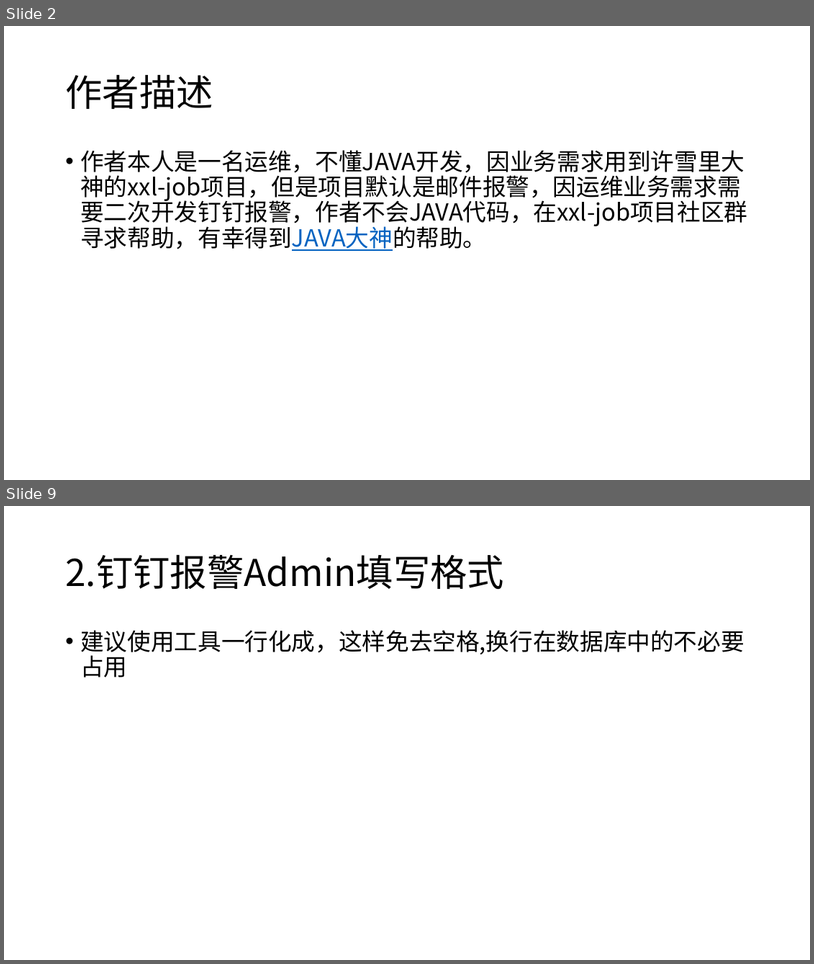
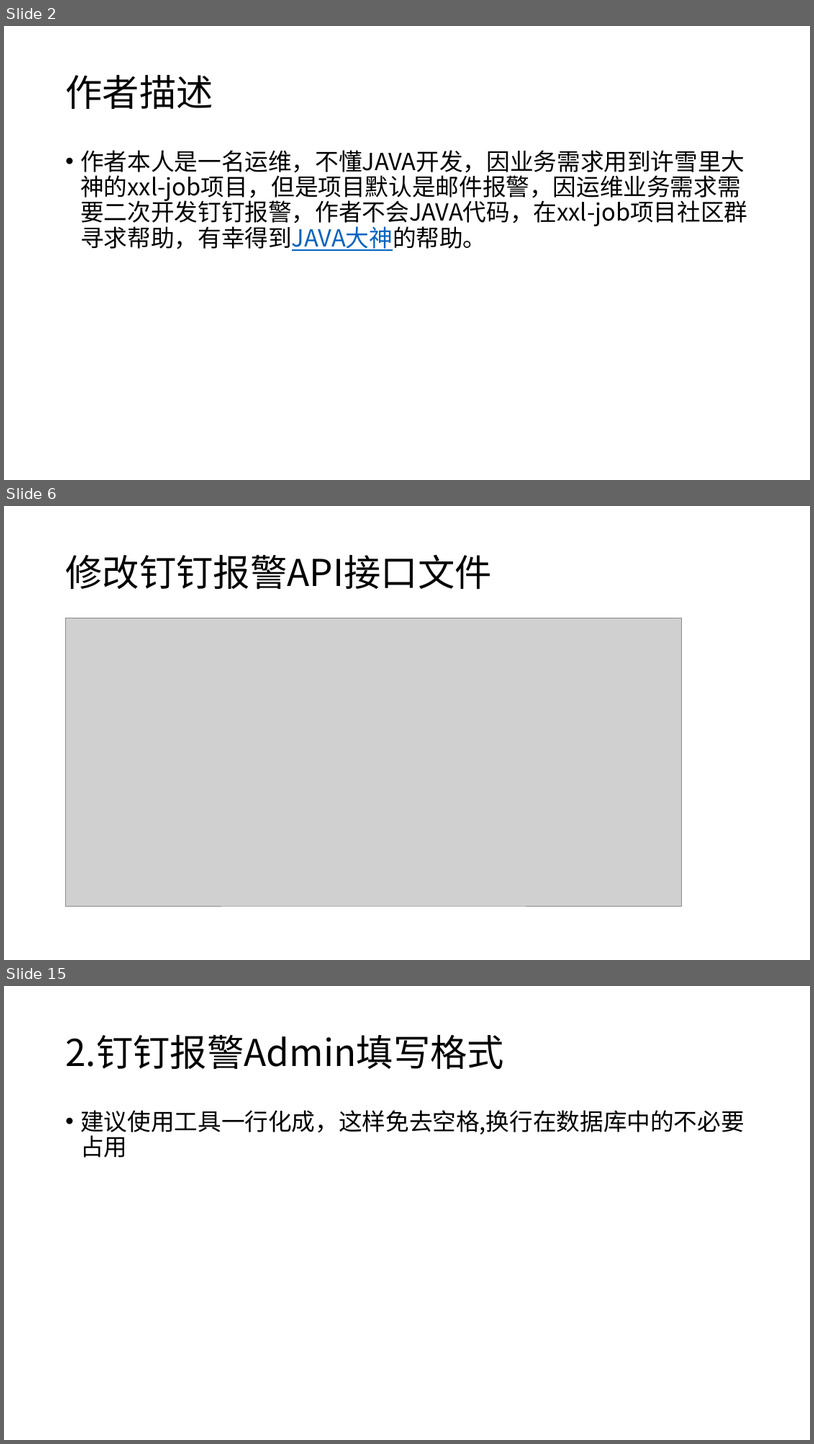
Before and after one commit to xuxueli/xxl-job, a slide deck: doc/XXL-JOB钉钉报警使用文档.pptx. Shown one above the other, each under a label of ours: slides 2 and 9 before the commit, slides 2, 6 and 15 after it; the slides between them are not shown. The pictures are 814x964 and 814x1444 pixels, drawn with LibreOffice and Linux fonts; fonts in the diff are those of the drawing; grey boxes stand for pictures; background and template pictures are left out. Boxes give left, top, right and bottom in pixels: in the first picture for what was removed or moved away, otherwise in the second. Text is boxed around its words. In the diff, an @@ line names an element or a change of style, - is before the commit and + after.

Commit message:
更新钉钉报警文档

```diff
--- a/doc/XXL-JOB钉钉报警使用文档.pptx
+++ b/doc/XXL-JOB钉钉报警使用文档.pptx
@@ slide 6 added at (4,506,810,960), background #FFFFFF @@
@@ title added at (65,554,491,589), 44 pt, text #000000 @@
+修改钉钉报警API接口文件
@@ picture added at (66,618,682,906) @@
@@ what was slide 9 is now slide 15 @@
```
Also in this commit, not shown: 5 slides changed, 6 other slides added, 1 slide removed, 3 other files.
